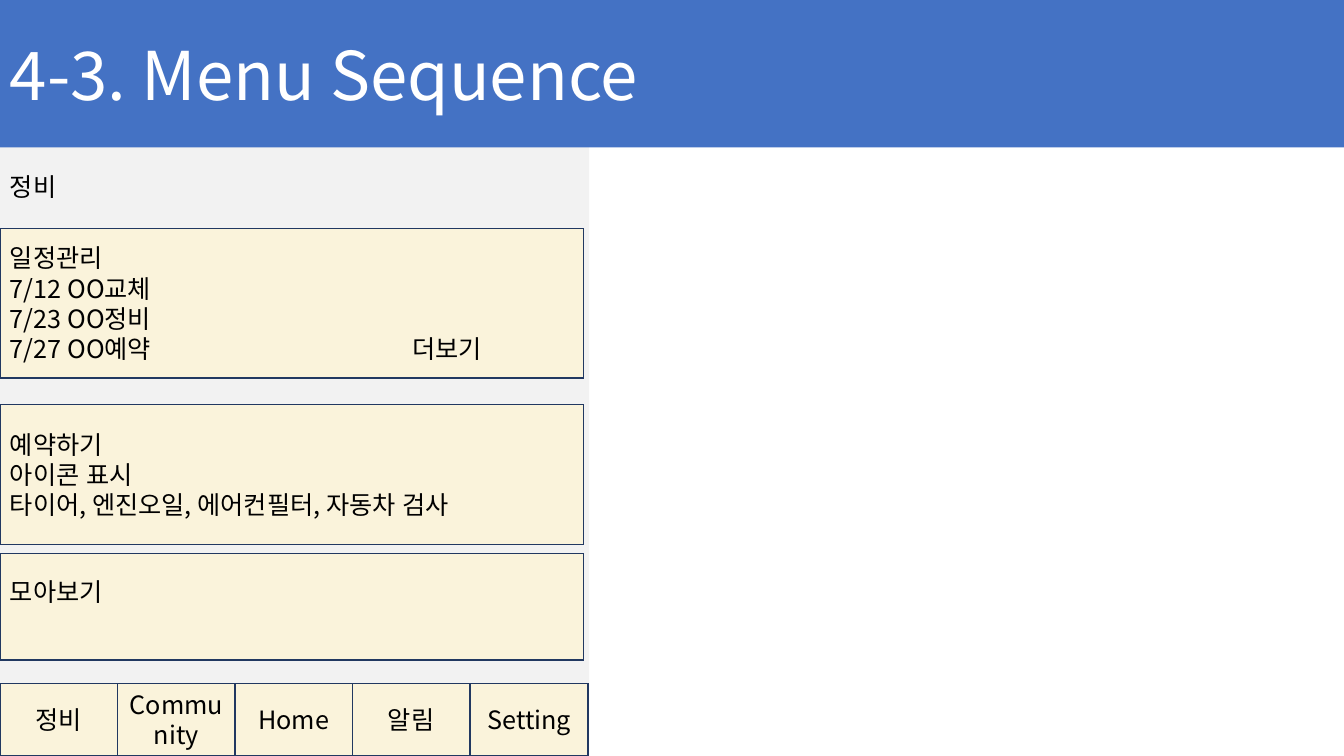
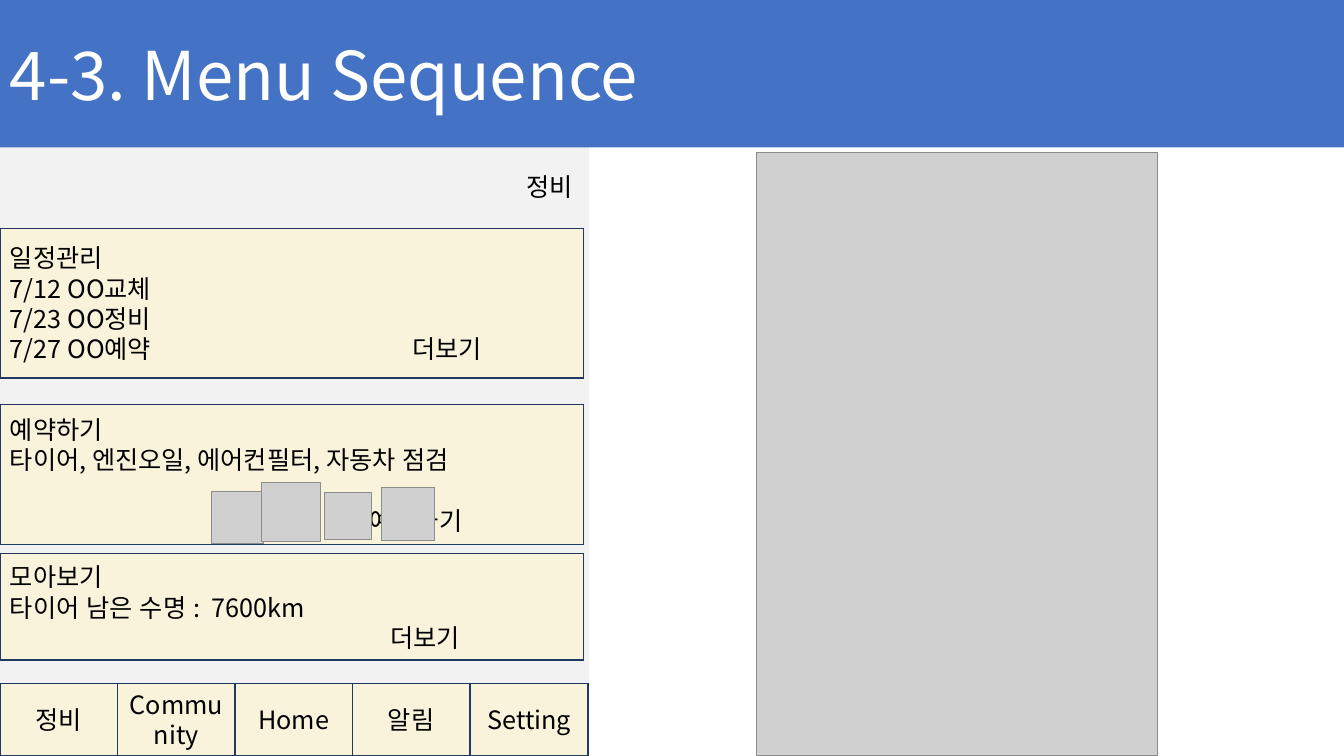
Before and after one commit to ChaeSung-Lee/DJ_InternShip, a slide deck: slide 59 of 2021_Summer/jp.hong/Project_BnC_jph.pptx (slide 60 before the commit). Drawn at 1344x756 pixels with LibreOffice and Linux fonts; fonts in the diff are those of the drawing; grey boxes stand for pictures. Boxes give left, top, right and bottom in pixels: in the first picture for what was removed or moved away, otherwise in the second. Text is boxed around its words. In the diff, an @@ line names an element or a change of style, - is before the commit and + after.

```diff
--- a/2021_Summer/jp.hong/Project_BnC_jph.pptx
+++ b/2021_Summer/jp.hong/Project_BnC_jph.pptx
@@ text "정비": place and size @@
-text "정비" at [10,175,56,198]
+text "정비" at [526,175,572,198]
@@ text "정비" at [526,175,572,198]: alignment left to right @@
@@ picture added at [757,153,1157,756] @@
@@ text in rectangle at [10,448,462,536]: text changed @@
-아이콘 표시
-타이어, 엔진오일, 에어컨필터, 자동차 검사
+타이어, 엔진오일, 에어컨필터, 자동차 점검
+예약하기
@@ picture added at [212,491,264,543] @@
@@ picture added at [261,483,320,541] @@
@@ picture added at [325,493,372,540] @@
@@ picture added at [382,488,435,540] @@
@@ text in rectangle at [10,596,461,649]: paragraphs added @@
+타이어 남은 수명 : 7600km
+더보기
```
Also in this commit, not shown: 9 other slides changed, 2 slides added.
